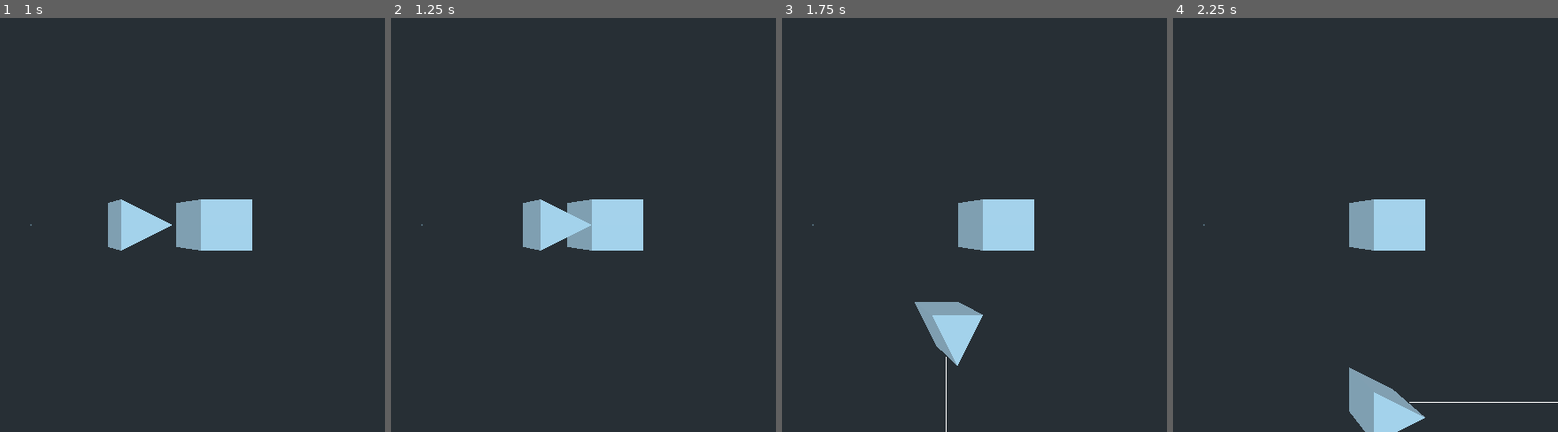
Above: before the commit, frames 1-4 (left to right).
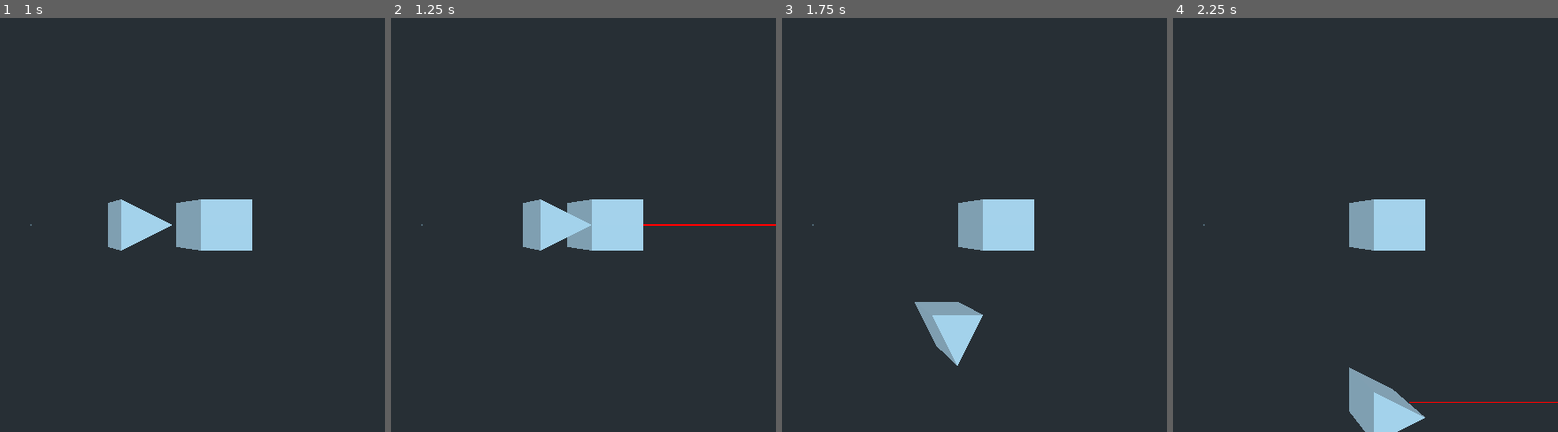
Above: after the commit, the same moments.

Repository: TeamName-FIOLTR/GMTK2022
Game: Godot game, scene res://scene/levels/Test Level.tscn
Two runs of this game, one before a commit and one after it. Both use one fixed random seed, a clock stepped at 60 frames per second and the inputs below.
Inputs (mouse positions are in pixels of both pictures, inside the frame that each line leads up to):
- Up to frame 1 (1 s): tap Enter at 0.5 s; move the mouse to (188, 204) at 0.52 s; hold D (move_right) from 0.53 s (still down); hold Q (aim, bound only after the commit) from 0.53 s (still down); tap Space at 0.77, 0.8 s
- Up to frame 2 (1.25 s): keep holding D (move_right); keep holding Q (aim, bound only after the commit); tap Space at 1.07 s
- Up to frame 3 (1.75 s): move the mouse to (outside the picture) at 1.27 s; release D (move_right) at 1.28 s; release Q (aim, bound only after the commit) at 1.28 s; hold S (move_down) from 1.28 s (still down); tap Space at 1.35, 1.52 s; tap Q (aim, bound only after the commit) at 1.55 s
- Up to frame 4 (2.25 s): tap Space at 1.82 s; move the mouse to (1273, 133) at 2.02 s; release S (move_down) at 2.03 s; hold D (move_right) from 2.03 s (still down); hold Q (aim, bound only after the commit) from 2.03 s (still down)

Frame 1 is identical in both runs. In frame 2, 0.1% of the frame differs, in the area x 65-100%, y 49-51%; in frame 3, less than 0.1%; in frame 4, less than 0.1%.

Commit message:
added a gun class and updated the shaders to use color and shoot and added arcitecture for reciveing shoots

Diff:
--- a/assets/scripts/Player.gd
+++ b/assets/scripts/Player.gd
@@ -1,14 +1,19 @@
 extends Entity
+
+export(NodePath) var camera_path : NodePath
+onready var cam : Camera = get_node(camera_path)
+export(NodePath) var lazer_path : NodePath
+onready var lazer : Lazer = get_node(lazer_path)
 
 
 export(Vector2) var movement_vector
 export(Vector2) var point_vector setget set_point_vector
 export(float) var speed = 10
 
-export(NodePath) var camera_path : NodePath
-onready var cam : Camera = get_node(camera_path)
 
 export(Vector3) var linear_velocity : Vector3
+
+
 
 #is true if the mouse is in the game
 var mouse_in : bool = false
@@ -44,7 +49,7 @@
 			point_vector = joy_vector
 	elif mouse_in:
 		look_at_mouse()
-	else:
+	elif linear_velocity.length_squared() > 0.9:
 		point_vector = Vector2(linear_velocity.x,linear_velocity.z)
 
 	if not Input.is_action_pressed("deny_rotation"):
@@ -81,6 +86,5 @@
 func _input(event):
 	if (event is InputEventKey or event is InputEventJoypadMotion):
 		movement_vector = Input.get_vector("move_left","move_right","move_down","move_up")
-	if event is InputEventAction:
-		if event.action in ["point_left","point_right","point_up","point_down"]:
-			self.point_vector = Input.get_vector("point_left","point_right","point_down","point_up")
+func hit_target(target):
+	print("hit a target!")
--- a/assets/scripts/generics/RigidBody.gd
+++ b/assets/scripts/generics/RigidBody.gd
@@ -16,7 +16,6 @@
 func _ready():
 	pass # Replace with function body.
 
-
-# Called every frame. 'delta' is the elapsed time since the previous frame.
-#func _process(delta):
-#	pass
+#called when we hit a target
+func hit_target(target)->void:
+	pass
--- /dev/null
+++ b/assets/scripts/generics/gun.gd
@@ -0,0 +1,43 @@
+extends Spatial
+#this class contains all of the logic and stats that every gun would use
+
+class_name Gun
+
+var cool_down_time : float = 1.0 setget set_cool_down_time, get_cool_down_time
+func set_cool_down_time(val : float)->void:
+	cool_down_time = val
+	$cool_down.wait_time = cool_down_time
+func get_cool_down_time()->float:
+	return $cool_down.wait_time
+
+var fire_range : float = 1.0
+
+func _ready():
+	$cool_down.wait_time = cool_down_time
+
+#alerts the parent of a collision
+func alert_hit(col):
+	get_parent().hit_target(col)
+
+#called when we want to shoot, inteanded to be
+#overloaded by the child class
+func fire():
+	pass
+
+#turns on sights for aiming
+func aim():
+	pass
+
+#called when the user wants to input fire
+func input_fire():
+	if $cool_down.time_left == 0:
+		fire()
+		$cool_down.start()
+
+func _input(event):
+	if Input.is_action_pressed("fire"):
+		input_fire()
+	elif Input.is_action_pressed("aim"):
+		aim()
+	else:
+		self.visible = false
--- a/assets/scripts/lazer/lazer.gd
+++ b/assets/scripts/lazer/lazer.gd
@@ -1,5 +1,5 @@
 tool
-extends Spatial
+extends Gun
 
 #this class is a lazer... what did you expect
 
@@ -8,18 +8,59 @@
 class_name Lazer
 export var time : float setget set_time,get_time
 
+export(Color) var color : Color setget set_color,get_color
+
+func set_color(val : Color)->void:
+	print("SETTING COLOR")
+	$CSGMesh2.mesh.material.set_shader_param("color",Vector3(val.r,val.g,val.b))
+	color = val
+func get_color()->Color:
+	return color
+
+
 #convienence function to get the length of the lazer
 export var length : float = 1 setget set_length, get_length
 func set_length(val : float)->void:
 	scale.x = val
+	if Engine.editor_hint:
+		original_length = val
 func get_length()->float:
 	return scale.x
 
-func get_collider():
+var original_length : float
+
+func _ready():
+	original_length = scale.x
+	print(original_length)
+
+func get_collider()->Object:
 	return $CSGMesh2/RayCast.get_collider()
-
 func set_time(val : float)->void:
 	time = val
 	$CSGMesh2.mesh.material.set_shader_param("time",val)
+
 func get_time()->float:
 	return time
+
+func _process(delta):
+	if not Engine.editor_hint:
+		if $CSGMesh2/RayCast.is_colliding():
+			self.length = global_transform.origin.distance_to($CSGMesh2/RayCast.get_collision_point())
+		else:
+			self.length = original_length
+
+#attempt to actually hit somthing
+func fire()->void:
+	visible = true
+	self.color = Color.cyan
+	if self.get_node("AnimationPlayer").current_animation != "fire_main":
+		self.get_node("AnimationPlayer").play("fire_main")
+	var col = get_collider()
+	if col:
+		get_parent().hit_target(col)
+
+#toggle aim mode
+func aim()->void:
+	self.get_node("AnimationPlayer").play("RESET")
+	self.visible = true
+	self.color = Color.red
--- a/assets/shaders/lazer_flicker.gdshader
+++ b/assets/shaders/lazer_flicker.gdshader
@@ -1,11 +1,15 @@
 shader_type spatial;
 render_mode unshaded;
 
-uniform float flicker_speed = 5;
-uniform float flicker_amount = 200.0;
+uniform float flicker_speed = 20;
+uniform float flicker_amount = 0.5;
+uniform vec3 color;
 
 void vertex() {
-	float scale_factor = (cos(TIME*flicker_speed)/flicker_amount + 1.0);
+	float scale_factor = (cos(TIME*flicker_speed)*flicker_amount + 1.0 + flicker_amount);
 	VERTEX.x *= scale_factor;
 	VERTEX.z *= scale_factor;
 }
+void fragment() {
+	ALBEDO = color;
+}
--- a/assets/shaders/pew_pew_lazer.gdshader
+++ b/assets/shaders/pew_pew_lazer.gdshader
@@ -6,8 +6,9 @@
 	inteanded for fireing the lazer
 */
 uniform float time;
-uniform float bulb_radius = 2.545;
+uniform float bulb_radius = 20;
 uniform float bulb_len = 0.89;
+uniform vec3 color;
 
 void vertex() {
 		float time_point = (1.0 - VERTEX.y - time);
@@ -18,3 +19,6 @@
 		VERTEX.x *= scale_factor;
 		VERTEX.z *= scale_factor;
 }
+void fragment() {
+	ALBEDO = color;
+}
--- a/assets/shaders/rail_gun.gdshader
+++ b/assets/shaders/rail_gun.gdshader
@@ -2,8 +2,13 @@
 render_mode unshaded;
 
 uniform float time;
+uniform vec3 color;
+
 void vertex() {
 	float scale_factor = time;
 	VERTEX.x *= scale_factor;
 	VERTEX.z *= scale_factor;
 }
+void fragment() {
+	ALBEDO = color;
+}
--- a/project.godot
+++ b/project.godot
@@ -35,6 +35,11 @@
 "path": "res://assets/scripts/generics/RigidBody.gd"
 }, {
 "base": "Spatial",
+"class": "Gun",
+"language": "GDScript",
+"path": "res://assets/scripts/generics/gun.gd"
+}, {
+"base": "Gun",
 "class": "Lazer",
 "language": "GDScript",
 "path": "res://assets/scripts/lazer/lazer.gd"
@@ -45,6 +50,7 @@
 "DicePower": "",
 "DiceSignaler": "",
 "Entity": "",
+"Gun": "",
 "Lazer": ""
 }
 
@@ -102,7 +108,18 @@
 }
 deny_rotation={
 "deadzone": 0.5,
-"events": [ Object(InputEventJoypadButton,"resource_local_to_scene":false,"resource_name":"","device":0,"button_index":6,"pressure":0.0,"pressed":false,"script":null)
+"events": [ Object(InputEventJoypadButton,"resource_local_to_scene":false,"resource_name":"","device":0,"button_index":4,"pressure":0.0,"pressed":false,"script":null)
+ ]
+}
+aim={
+"deadzone": 0.5,
+"events": [ Object(InputEventKey,"resource_local_to_scene":false,"resource_name":"","device":0,"alt":false,"shift":false,"control":false,"meta":false,"command":false,"pressed":false,"scancode":0,"physical_scancode":81,"unicode":0,"echo":false,"script":null)
+, Object(InputEventJoypadButton,"resource_local_to_scene":false,"resource_name":"","device":0,"button_index":6,"pressure":0.0,"pressed":false,"script":null)
+ ]
+}
+fire={
+"deadzone": 0.5,
+"events": [ Object(InputEventJoypadButton,"resource_local_to_scene":false,"resource_name":"","device":0,"button_index":7,"pressure":0.0,"pressed":false,"script":null)
  ]
 }
 
--- a/scene/Player.tscn
+++ b/scene/Player.tscn
@@ -13,6 +13,7 @@
 [node name="Player" type="KinematicBody"]
 script = ExtResource( 1 )
 dice_container_path = NodePath("DiceContainer")
+lazer_path = NodePath("lazer")
 
 [node name="DiceContainer" type="Node" parent="."]
 script = ExtResource( 2 )
@@ -20,13 +21,11 @@
 [node name="CollisionShape" type="CollisionShape" parent="."]
 shape = SubResource( 3 )
 
-[node name="Spatial" type="Spatial" parent="."]
-
-[node name="CSGMesh" type="CSGMesh" parent="Spatial"]
+[node name="CSGMesh" type="CSGMesh" parent="."]
 transform = Transform( -4.37114e-08, 1, 0, 4.37114e-08, 1.91069e-15, -1, -1, -4.37114e-08, -4.37114e-08, 0, 0, 0 )
 mesh = SubResource( 1 )
 material = SubResource( 2 )
 
-[node name="lazer" parent="Spatial" instance=ExtResource( 3 )]
-transform = Transform( 9.368, 0, 0, 0, 1, 0, 0, 0, 1, 1.06746, 0, 0 )
-length = 9.368
+[node name="lazer" parent="." instance=ExtResource( 3 )]
+transform = Transform( 100, 0, 0, 0, 1, 0, 0, 0, 1, 1.06746, 0, 0 )
+length = 100.0
--- /dev/null
+++ b/scene/generics/gun.tscn
@@ -0,0 +1,11 @@
+[gd_scene load_steps=2 format=2]
+
+[ext_resource path="res://assets/scripts/generics/gun.gd" type="Script" id=1]
+
+[node name="gun" type="Spatial"]
+script = ExtResource( 1 )
+
+[node name="cool_down" type="Timer" parent="."]
+one_shot = true
+
+[connection signal="timeout" from="cool_down" to="." method="_on_cool_down_timeout"]
--- a/scene/test.tscn
+++ b/scene/test.tscn
@@ -8,3 +8,6 @@
 
 [node name="lazer" parent="." instance=ExtResource( 1 )]
 transform = Transform( 1, 0, 0, 0, 1, 0, 0, 0, 1, -0.128172, 0.0390325, -0.0234937 )
+
+[node name="Camera" type="Camera" parent="."]
+transform = Transform( 1, 0, 0, 0, 1, 0, 0, 0, 1, 0.430387, 0, 0.888222 )
--- a/scenes/ray_cast_lazer.tscn
+++ b/scenes/ray_cast_lazer.tscn
@@ -2,13 +2,12 @@
 
 [ext_resource path="res://assets/scripts/lazer/lazer.gd" type="Script" id=1]
 [ext_resource path="res://assets/scripts/lazer/lazer_animation_player.gd" type="Script" id=2]
-[ext_resource path="res://assets/shaders/pew_pew_lazer.gdshader" type="Shader" id=3]
+[ext_resource path="res://assets/shaders/rail_gun.gdshader" type="Shader" id=3]
 
 [sub_resource type="ShaderMaterial" id=6]
 shader = ExtResource( 3 )
 shader_param/time = 0.0
-shader_param/bulb_radius = 2.545
-shader_param/bulb_len = 0.89
+shader_param/color = Vector3( 0, 0, 0 )
 
 [sub_resource type="CylinderMesh" id=4]
 material = SubResource( 6 )
@@ -33,21 +32,25 @@
 
 [sub_resource type="Animation" id=8]
 resource_name = "fire_main"
-length = 0.3
-tracks/0/type = "bezier"
+length = 0.5
+step = 0.01
+tracks/0/type = "value"
 tracks/0/path = NodePath(".:time")
 tracks/0/interp = 1
 tracks/0/loop_wrap = true
 tracks/0/imported = false
 tracks/0/enabled = true
 tracks/0/keys = {
-"points": PoolRealArray( 0, -0.25, 0, 0.25, 0, 5, -0.25, 0, 0.25, 0, 1, -0.25, 0, 0.25, 0 ),
-"times": PoolRealArray( 0, 0.1, 0.3 )
+"times": PoolRealArray( 0, 0.02, 0.09 ),
+"transitions": PoolRealArray( 1, 1, 1 ),
+"update": 0,
+"values": [ 0.0, 40.0708, 0.0 ]
 }
 
 [sub_resource type="Animation" id=10]
 resource_name = "pew pew fire"
 length = 0.5
+step = 0.01
 tracks/0/type = "bezier"
 tracks/0/path = NodePath(".:time")
 tracks/0/interp = 1
@@ -56,7 +59,7 @@
 tracks/0/enabled = true
 tracks/0/keys = {
 "points": PoolRealArray( -1, -0.25, 0, 0.25, 0, 2, -0.25, 0, 0.25, 0 ),
-"times": PoolRealArray( 0, 0.5 )
+"times": PoolRealArray( 0, 0.14 )
 }
 
 [node name="lazer" type="Spatial"]
@@ -69,6 +72,7 @@
 [node name="RayCast" type="RayCast" parent="CSGMesh2"]
 transform = Transform( 0.998594, 2.13163e-14, 0, -1.42109e-14, 0.998594, 0, 0, 0, 0.998594, 1.77636e-15, 0.5, 0 )
 enabled = true
+cast_to = Vector3( 0, -1.01, 0 )
 
 [node name="AnimationPlayer" type="AnimationPlayer" parent="."]
 anims/RESET = SubResource( 9 )
@@ -76,3 +80,6 @@
 "anims/pew pew fire" = SubResource( 10 )
 script = ExtResource( 2 )
 mesh_path = NodePath("../CSGMesh2")
+
+[node name="cool_down" type="Timer" parent="."]
+one_shot = true
